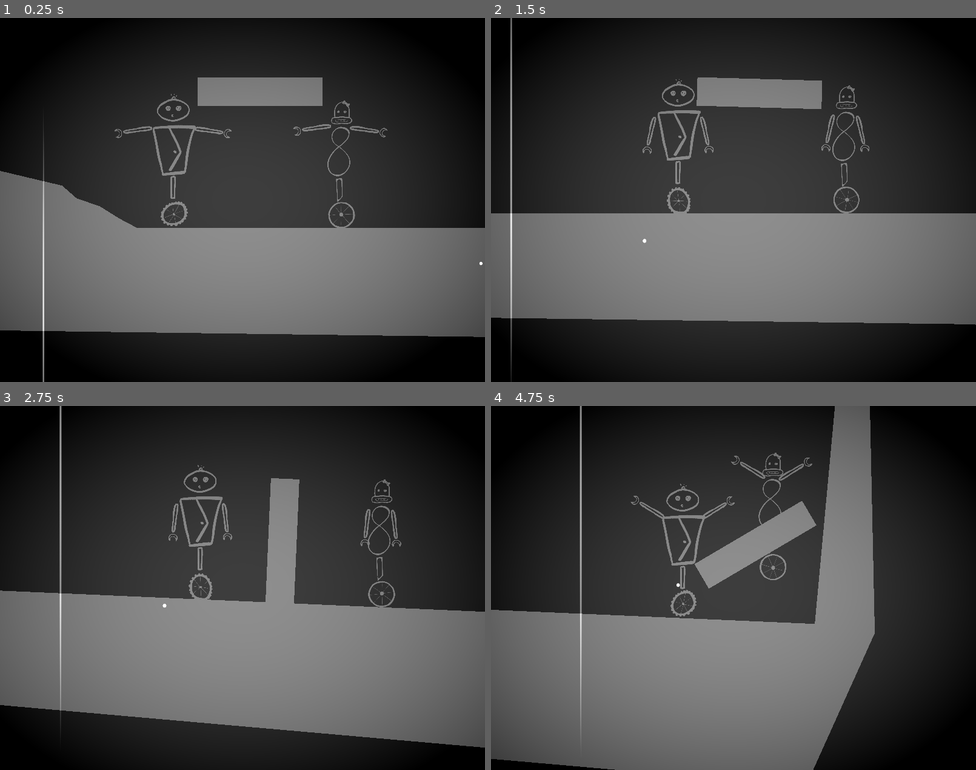
Above: before the commit, frames 1-4 (two rows, left to right).
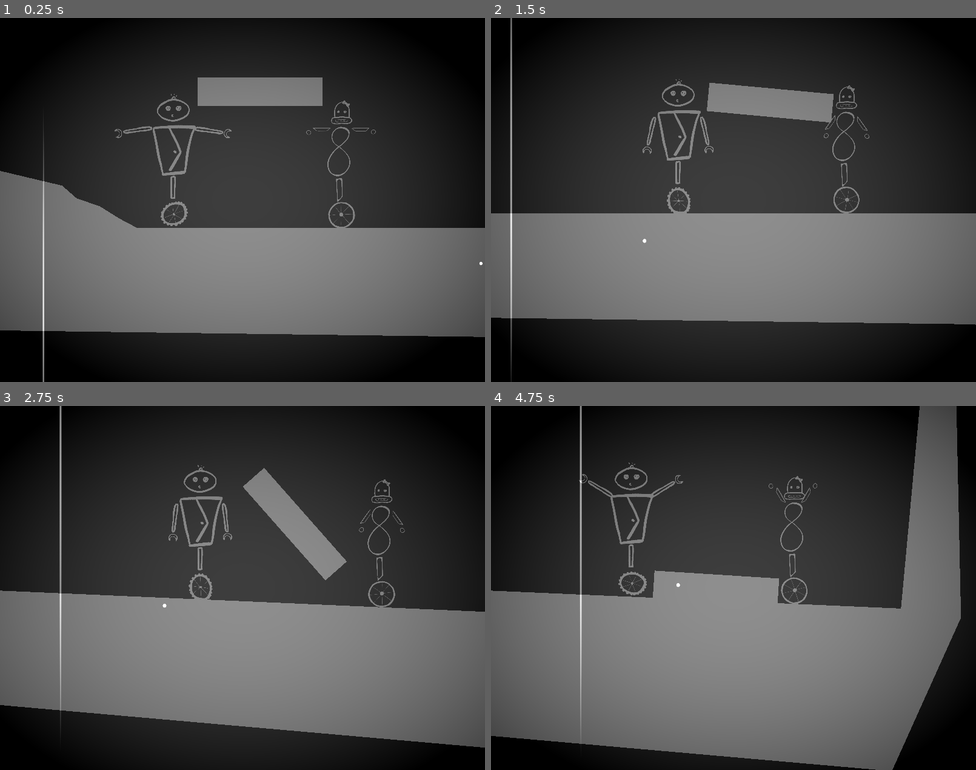
Above: after the commit, the same moments.

Repository: tombuben/KrehkeRobotickeSpoje
Game: Godot game, scene res://level_1.tscn
Same seed, same stepped clock (60 frames per second), same inputs: the game is played once before the commit and once after it.
Inputs:
- Up to frame 1 (0.25 s): no input
- Up to frame 2 (1.5 s): hold D (Player1Right) 0.53-1.28 s; tap J (Player2Left) at 0.6 s; hold S (Player1Down) from 1.28 s (still down); tap L (Player2Right) at 1.35 s
- Up to frame 3 (2.75 s): release S (Player1Down) at 2.03 s; hold D (Player1Right) from 2.03 s (still down); tap J (Player2Left) at 2.1 s
- Up to frame 4 (4.75 s): release D (Player1Right) at 2.78 s; hold W (Player1Up) 2.78-3.53 s; tap L (Player2Right) at 2.85, 4.35 s; hold A (Player1Left) from 3.53 s (still down); tap J (Player2Left) at 3.6 s

The runs differ from the first frame. In frame 1, 0.1% of the frame differs, in the area x 60-80%, y 29-33%; in frame 2, 1.6%; in frame 3, 2.8%; in frame 4, 30%, in the area x 0-97%, y 0-100%.

Commit message:
nekjsdfglsjd

Diff:
--- /dev/null
+++ b/KillBody.gd
@@ -0,0 +1,11 @@
+class_name KillBody extends StaticBody2D
+
+
+# Called when the node enters the scene tree for the first time.
+func _ready():
+	pass # Replace with function body.
+
+
+# Called every frame. 'delta' is the elapsed time since the previous frame.
+func _process(delta):
+	pass
--- /dev/null
+++ b/Level.gd
@@ -0,0 +1,17 @@
+extends Node2D
+
+
+# Called when the node enters the scene tree for the first time.
+func _ready():
+	pass # Replace with function body.
+
+
+# Called every frame. 'delta' is the elapsed time since the previous frame.
+func _process(delta):
+	pass
+
+
+func _on_krabice_body_entered(body):
+	print(body)
+	if body is KillBody:
+		print("killbody")
--- a/ona.tscn
+++ b/ona.tscn
@@ -1,11 +1,21 @@
-[gd_scene load_steps=7 format=3 uid="uid://fr2gabw8cqso"]
+[gd_scene load_steps=11 format=3 uid="uid://fr2gabw8cqso"]
 
 [ext_resource type="PackedScene" uid="uid://d2myyy2dlm4ti" path="res://pandulak.tscn" id="1_tw3rc"]
 [ext_resource type="Texture2D" uid="uid://cna2ryes1bw81" path="res://art/ona/ona.jpg" id="2_tak5e"]
 [ext_resource type="Texture2D" uid="uid://p1sbcuoqfn75" path="res://art/ona/onakolo.png" id="3_g6j1w"]
+[ext_resource type="Texture2D" uid="uid://b4a0jgsgdndjs" path="res://art/ona/onaruka.png" id="4_yhfi3"]
+[ext_resource type="Texture2D" uid="uid://bopokpmxfmo11" path="res://art/ona/onapacka.png" id="5_evy8g"]
 [ext_resource type="Texture2D" uid="uid://cthr2qd7e12vc" path="res://art/ona/onatelo.png" id="6_do7r3"]
 [ext_resource type="Texture2D" uid="uid://ceptg82arg2hg" path="res://art/ona/onahlava.png" id="7_vtr4a"]
 [ext_resource type="Texture2D" uid="uid://c0lwgq4gj68is" path="res://art/ona/onanoha.png" id="8_qqbtc"]
+
+[sub_resource type="CapsuleShape2D" id="CapsuleShape2D_0akk5"]
+radius = 5.0
+height = 50.0
+
+[sub_resource type="CapsuleShape2D" id="CapsuleShape2D_6omcm"]
+radius = 5.0
+height = 50.0
 
 [node name="pandulak" instance=ExtResource("1_tw3rc")]
 
@@ -21,15 +31,46 @@
 
 [node name="rameno" parent="telo/rukaLeva" index="0"]
 position = Vector2(12, -9)
+rotation = -0.959931
+
+[node name="Sisoun-ruka-leva" parent="telo/rukaLeva/rameno" index="0"]
+position = Vector2(14, 13)
+texture = ExtResource("4_yhfi3")
+flip_h = true
+
+[node name="sisoun-packa-prava" parent="telo/rukaLeva/rameno/Sisoun-ruka-leva" index="0"]
+position = Vector2(-79.9995, 210)
+texture = ExtResource("5_evy8g")
 
 [node name="StaticBody2D" parent="telo/rukaLeva/rameno" index="1"]
-position = Vector2(25, 35)
+position = Vector2(21.8783, 34.7324)
+rotation = -0.610865
+
+[node name="CollisionShape2D" parent="telo/rukaLeva/rameno/StaticBody2D" index="0"]
+position = Vector2(1.55383, -20.7506)
+shape = SubResource("CapsuleShape2D_0akk5")
 
 [node name="rameno" parent="telo/rukaPrava" index="0"]
 position = Vector2(-15, -11)
+rotation = 0.959931
+
+[node name="Sisoun-ruka-prava" parent="telo/rukaPrava/rameno" index="0"]
+position = Vector2(-12, 13)
+texture = ExtResource("4_yhfi3")
+flip_h = true
+
+[node name="sisoun-packa-prava" parent="telo/rukaPrava/rameno/Sisoun-ruka-prava" index="0"]
+position = Vector2(-70, 220)
+texture = ExtResource("5_evy8g")
+flip_h = true
 
 [node name="StaticBody2D" parent="telo/rukaPrava/rameno" index="1"]
-position = Vector2(-19, 35)
+position = Vector2(-16.6354, 35.962)
+rotation = 0.610865
+
+[node name="CollisionShape2D" parent="telo/rukaPrava/rameno/StaticBody2D" index="0"]
+position = Vector2(-3.77116, -19.3333)
+shape = SubResource("CapsuleShape2D_6omcm")
 
 [node name="Sisoun-telo" parent="telo" index="3"]
 position = Vector2(-4, 22)
--- a/ruka.gd
+++ b/ruka.gd
@@ -44,8 +44,6 @@
 # Called every frame. 'delta' is the elapsed time since the previous frame.
 func _physics_process(delta):
 	if is_controller:
-		if levost:
-			print(mover.rotation)
 		var input_strenght = Input.get_axis(down_action, up_action)
 		mover.rotate(input_strenght * rotation_speed)
 		if mover.rotation < lower_limit:
